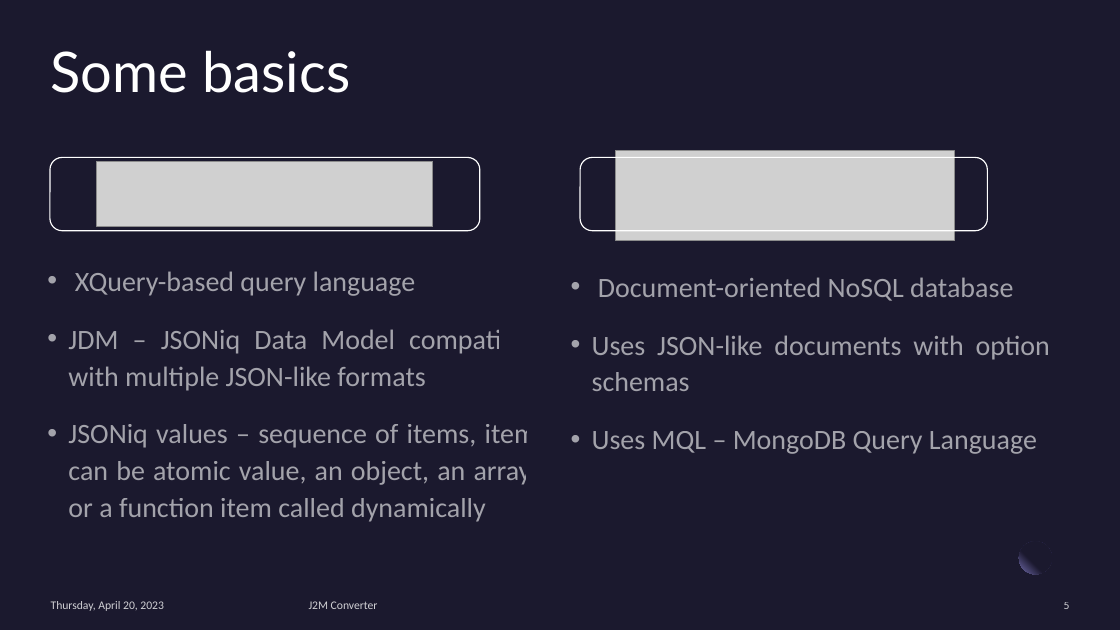
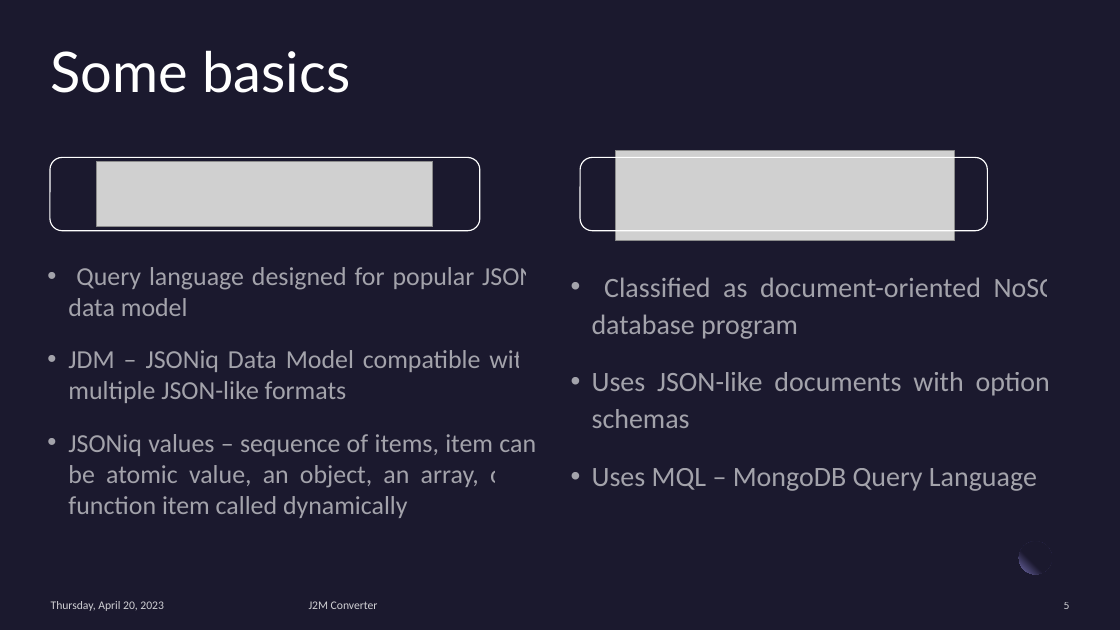
Before and after one commit to babapooja/Masters-Project, a slide deck: slide 5 of Documents/[MastersProject]J2MConverter.pptx. Drawn at 1120x630 pixels with LibreOffice and Linux fonts; fonts in the diff are those of the drawing; grey boxes stand for pictures. Boxes give left, top, right and bottom in pixels: in the first picture for what was removed or moved away, otherwise in the second. Text is boxed around its words. In the diff, an @@ line names an element or a change of style, - is before the commit and + after.

```diff
--- a/Documents/[MastersProject]J2MConverter.pptx
+++ b/Documents/[MastersProject]J2MConverter.pptx
@@ text at (68,267,536,316): text changed; size 24 to 22.2 pt @@
-• XQuery-based query language
+• Query language designed for popular JSON data model
@@ text at (592,277,1070,339): text changed @@
-• Document-oriented NoSQL database
+• Classified as document-oriented NoSQL database program
@@ text at (68,350,536,518): size 24 to 22.2 pt in "JDM – JSONiq Data Model compatible with ...", "JSONiq values – sequence of items, item ..."; line spacing 1.1 to 1 @@
```
Also in this commit, not shown: 1 other slide changed, 2 other files.
